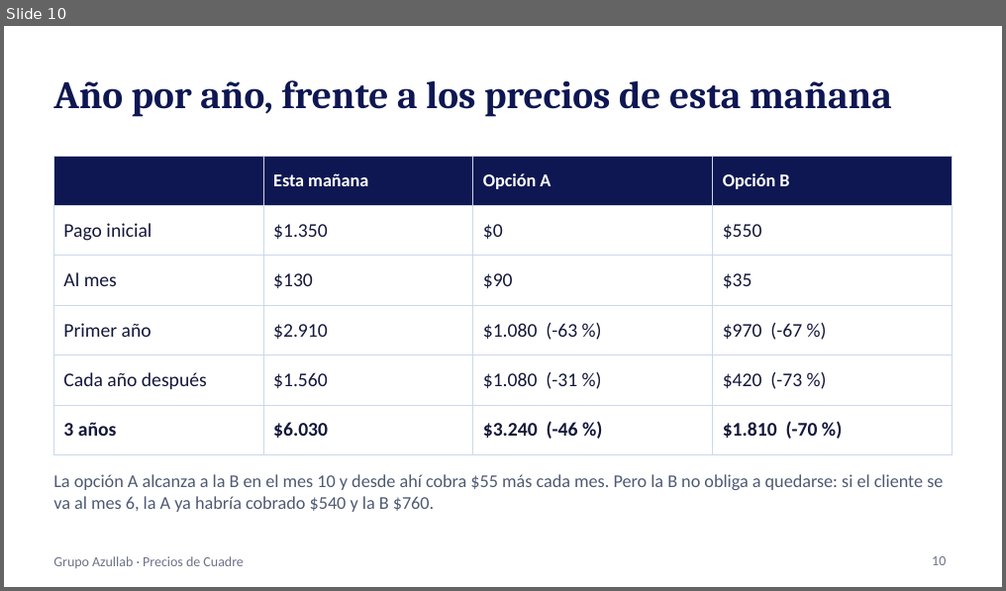
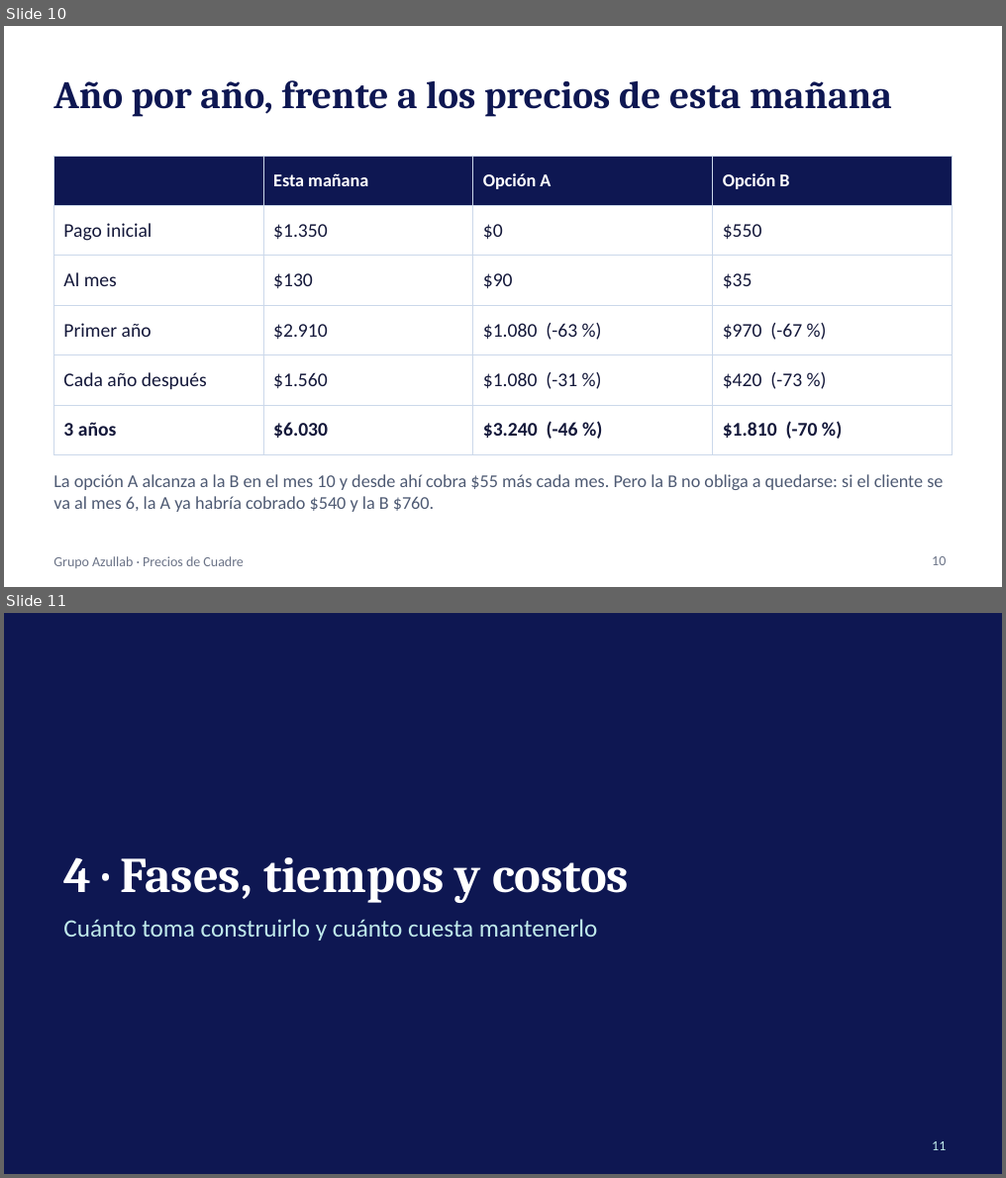
Before and after one commit to josedanielgt1/azullab, a slide deck: propuesta/Precios Grupo Azullab.pptx. Shown one above the other, each under a label of ours: slide 10 before the commit, slides 10 and 11 after it. The pictures are 1006x591 and 1006x1178 pixels, drawn with LibreOffice and Linux fonts; fonts in the diff are those of the drawing. Boxes give left, top, right and bottom in pixels: in the first picture for what was removed or moved away, otherwise in the second. Text is boxed around its words. In the diff, an @@ line names an element or a change of style, - is before the commit and + after.

```diff
--- a/propuesta/Precios Grupo Azullab.pptx
+++ b/propuesta/Precios Grupo Azullab.pptx
@@ slide 11 added at bbox=[4, 613, 1002, 1174], background #0E1752 @@
@@ title added at bbox=[63, 858, 629, 903], 36 pt, text #FFFFFF, bold @@
+4 · Fases, tiempos y costos
@@ text added at bbox=[63, 919, 597, 941], 18 pt, text #BFE9EA @@
+Cuánto toma construirlo y cuánto cuesta mantenerlo
@@ page number added at bbox=[932, 1142, 945, 1151], 10 pt, text #BFE9EA @@
+11
```
Also in this commit, not shown: 5 slides changed, 4 other slides added.
